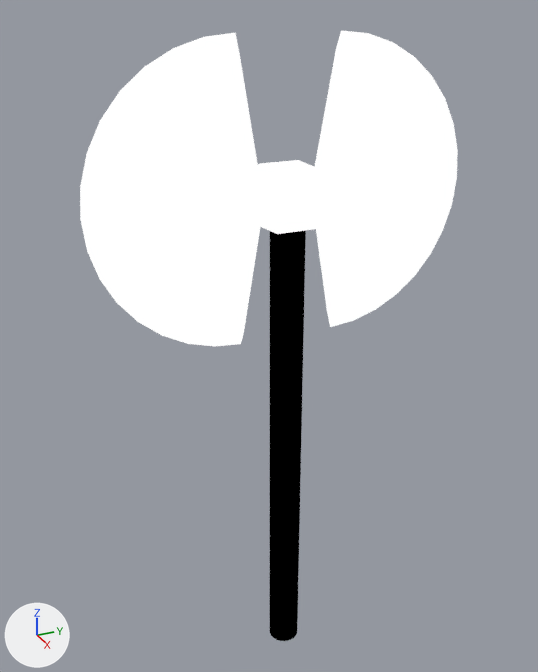
The Blender file Model_PBR_&_Shader_Graph.blend as it was, and as the next commit left it.
Rendered twice from a 50 mm camera at (1.278, -0.615, 1.352) aimed at (-0.055, -0.015, 0.685). The axes (+X, +Y, +Z) are drawn at lower left. The lights are the same throughout. The first picture is the older version.

In view in the first picture: 'Double Headed Axe'.
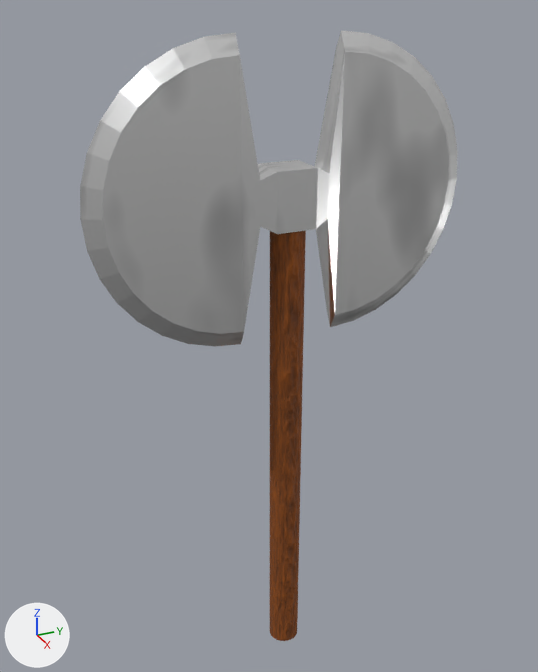
The edits, one by one:
Picture 'Axe_Roughness.png.001' (img_axe_roughness_png_001) is new.
Picture 'Axe_Metallic.png.001' (img_axe_metallic_png_001) is new.
Picture 'Axe_Colour.png' (img_axe_colour_png) is new.
Picture 'Axe_Normal.png.001' (img_axe_normal_png_001) is new.
Material 'Axe Baked Material' (mat_axe_baked_material) is new.
Uses the picture img_axe_colour_png.
Uses the picture img_axe_metallic_png_001.
Uses the picture img_axe_normal_png_001.
Uses the picture img_axe_roughness_png_001.
me_cube has 186 vertices, 125 faces and spans x -1.0..1.0, y -9.6..9.6, z -19.0..5.0.
me_cube is used by ob_double_headed_axe; location (0.0, 0.0, 1.0); scale (0.0411, 0.0411, 0.0588).
me_cube part 1: all 92 faces that had it switch from mat_metal to mat_axe_baked_material.
me_cube part 2: all 33 faces that had it switch from mat_wood to mat_axe_baked_material.

Where the change shows, as pixel boxes [x1, y1, x2, y2] in the pictures (538 x 672 px):
part 1 of me_cube, recoloured (white to grey)
    both: [80, 30, 458, 347]
part 2 of me_cube, recoloured (black to brown)
    both: [270, 230, 306, 641]
